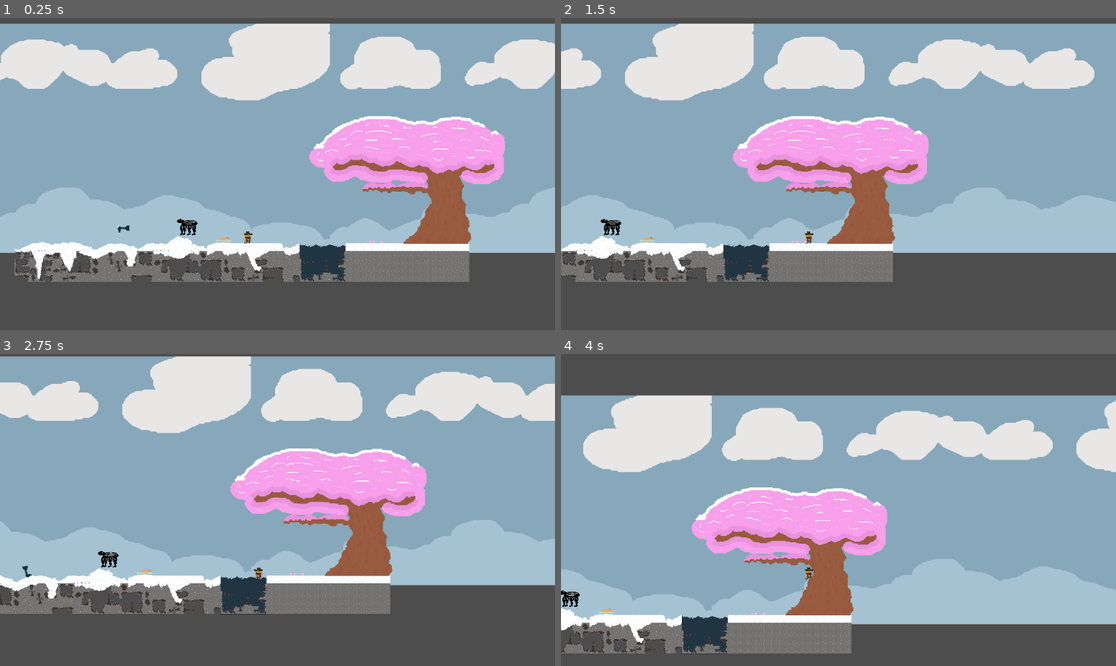
Above: before the commit, frames 1-4 (two rows, left to right).
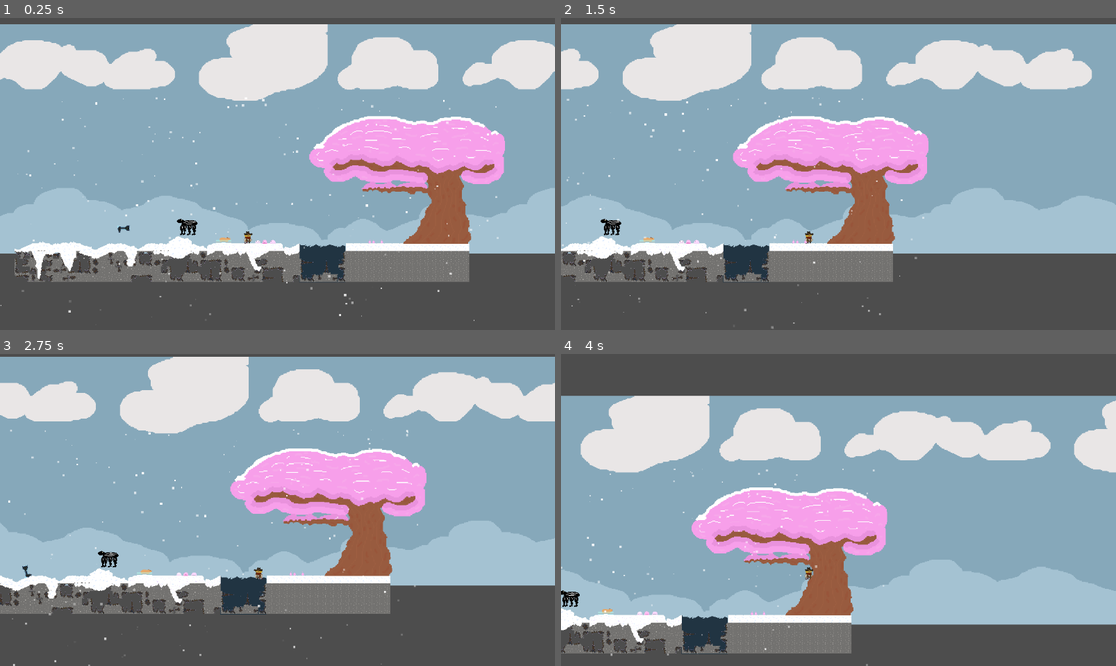
Above: after the commit, the same moments.

Repository: sDANTOSO/CozySnowCowboyGame
Game: Godot game, scene res://Scenes/the_snow.tscn
The game is run twice, just before and just after one commit, with the same random seed, the same clock (stepped at 60 frames per second) and the same inputs.
Inputs:
- Up to frame 1 (0.25 s): no input
- Up to frame 2 (1.5 s): tap Enter (ui_accept) at 0.5, 0.77 s; hold D (right) from 0.53 s (still down); tap Alt at 0.6 s; tap Shift at 1.35 s
- Up to frame 3 (2.75 s): tap Enter (ui_accept) at 1.52 s; release D (right) at 2.03 s; hold A (left) from 2.03 s (still down); tap Alt at 2.1 s
- Up to frame 4 (4 s): release A (left) at 2.78 s; hold D (right) from 2.78 s (still down); tap Shift at 2.85 s; tap Enter (ui_accept) at 3.02, 3.77 s; tap Alt at 3.6 s

The runs differ from the first frame. In frame 1, 1.7% of the frame differs, in the area x 0-100%, y 1-98%; in frame 2, 1.7%; in frame 3, 1.8%; in frame 4, 1.8%, in the area x 0-100%, y 13-100%.

Commit message:
added snow and blobfishes

Diff:
--- a/cozy-snow-cowboy/Scenes/maincharacter.tscn
+++ b/cozy-snow-cowboy/Scenes/maincharacter.tscn
@@ -17,5 +17,6 @@
 texture = ExtResource("2_3ommq")
 
 [node name="CollisionShape2D" type="CollisionShape2D" parent="."]
+visible = false
 position = Vector2(-61, 32)
 shape = SubResource("CapsuleShape2D_0aigr")
--- a/cozy-snow-cowboy/Scenes/the_snow.tscn
+++ b/cozy-snow-cowboy/Scenes/the_snow.tscn
@@ -16,6 +16,9 @@
 [ext_resource type="Texture2D" uid="uid://dfssmvydse2ag" path="res://Assets/Marsh2.png" id="14_4a43q"]
 [ext_resource type="Texture2D" uid="uid://p6e833qd1vwv" path="res://Assets/capybara1.png" id="15_4a43q"]
 [ext_resource type="PackedScene" uid="uid://dr5sls6odbsso" path="res://cryo_box.tscn" id="16_7vwtk"]
+[ext_resource type="Texture2D" uid="uid://bumca2s7e3sx4" path="res://Assets/BlobFishv1.png" id="17_d6jkq"]
+[ext_resource type="Texture2D" uid="uid://c8x11tij0gtcc" path="res://Assets/Blobfishv2.png" id="18_revar"]
+[ext_resource type="Texture2D" uid="uid://bqwwl5l7bic4g" path="res://Assets/Blobfishv3.png" id="19_jckax"]
 
 [sub_resource type="RectangleShape2D" id="RectangleShape2D_uy35t"]
 size = Vector2(93, 74)
@@ -191,6 +194,33 @@
 sources/3 = SubResource("TileSetAtlasSource_p61nb")
 sources/4 = SubResource("TileSetAtlasSource_aw70g")
 
+[sub_resource type="Curve" id="Curve_revar"]
+_data = [Vector2(0.019943021, 1), 0.0, 0.0, 0, 0, Vector2(1, 0), -2.6701674, 0.0, 0, 0]
+point_count = 2
+
+[sub_resource type="CurveTexture" id="CurveTexture_jckax"]
+curve = SubResource("Curve_revar")
+
+[sub_resource type="Gradient" id="Gradient_revar"]
+offsets = PackedFloat32Array(0.4523077, 0.7476923)
+colors = PackedColorArray(0.9529412, 0.9529412, 0.9529412, 0.5921569, 1, 1, 1, 1)
+
+[sub_resource type="GradientTexture1D" id="GradientTexture1D_jckax"]
+gradient = SubResource("Gradient_revar")
+
+[sub_resource type="ParticleProcessMaterial" id="ParticleProcessMaterial_revar"]
+particle_flag_disable_z = true
+emission_shape = 3
+emission_box_extents = Vector3(500, 1, 1)
+gravity = Vector3(-25, 98, 0)
+scale_max = 5.0
+color_initial_ramp = SubResource("GradientTexture1D_jckax")
+alpha_curve = SubResource("CurveTexture_jckax")
+turbulence_enabled = true
+turbulence_noise_speed_random = 0.0
+turbulence_influence_min = 0.020000001
+turbulence_influence_max = 0.080000006
+
 [node name="The snow" type="Node2D"]
 script = ExtResource("1_7s3q5")
 
@@ -203,7 +233,7 @@
 
 [node name="Ground" type="Sprite2D" parent="."]
 texture_repeat = 2
-position = Vector2(83, -170)
+position = Vector2(78, -168.99998)
 scale = Vector2(1.6, 1.522)
 texture = ExtResource("1_sknuc")
 region_enabled = true
@@ -251,7 +281,7 @@
 [node name="CollisionShape2D" type="CollisionShape2D" parent="SnowArea"]
 
 [node name="theMain" parent="." instance=ExtResource("4_05bcc")]
-position = Vector2(32, 3)
+position = Vector2(32, 5)
 
 [node name="Fourmyle1" type="Sprite2D" parent="."]
 position = Vector2(-144, 7)
@@ -284,6 +314,28 @@
 
 [node name="CryoBox" parent="." instance=ExtResource("16_7vwtk")]
 
+[node name="BlobFishv1" type="Sprite2D" parent="."]
+position = Vector2(-7, 44)
+scale = Vector2(0.234375, 0.25)
+texture = ExtResource("17_d6jkq")
+
+[node name="Blobfishv2" type="Sprite2D" parent="."]
+position = Vector2(8, 44)
+scale = Vector2(0.234375, 0.28125)
+texture = ExtResource("18_revar")
+
+[node name="Blobfishv3" type="Sprite2D" parent="."]
+position = Vector2(24.000002, 44)
+scale = Vector2(0.2580645, 0.28125)
+texture = ExtResource("19_jckax")
+
+[node name="SnowCreator" type="GPUParticles2D" parent="."]
+position = Vector2(0, -254)
+amount = 200
+lifetime = 10.15
+preprocess = 30.75
+process_material = SubResource("ParticleProcessMaterial_revar")
+
 [connection signal="player_entered_cave" from="cave" to="cave" method="_on_player_entered_cave"]
 [connection signal="body_entered" from="WaterArea/Area2D" to="." method="_on_area_2d_body_entered"]
 [connection signal="body_exited" from="WaterArea/Area2D" to="." method="_on_area_2d_body_exited"]
--- a/cozy-snow-cowboy/tree.tscn
+++ b/cozy-snow-cowboy/tree.tscn
@@ -14,6 +14,7 @@
 texture = ExtResource("1_brfkd")
 
 [node name="CollisionPolygon2D2" type="CollisionPolygon2D" parent="MainTree"]
+visible = false
 position = Vector2(57, 2)
 polygon = PackedVector2Array(-4, 90, 85, 90, 88, 81, 83, 71, 85, 55, 79, 51, 79, 34, 74, 26, 76, 7, 72, -4, 86, 3, 113, …(193 unchanged characters)…
 
@@ -26,6 +27,7 @@
 texture = ExtResource("2_nnvrw")
 
 [node name="CollisionPolygon2D" type="CollisionPolygon2D" parent="TreeBranch"]
+visible = false
 position = Vector2(10, -26)
 scale = Vector2(1.5, 1.5)
 polygon = PackedVector2Array(-10, 29, -5, 26, 5, 23, 19, 26, 22, 25, 28, 23, 32, 26, 35, 28, 38, 29, 44, 26, 49, 25, 54 …(413 unchanged characters)…
Binary file added: cozy-snow-cowboy/Assets/BlobFishv1.png
Not shown, added: cozy-snow-cowboy/Assets/BlobFishv1.png.import
Binary file added: cozy-snow-cowboy/Assets/Blobfishv2.png
Not shown, added: cozy-snow-cowboy/Assets/Blobfishv2.png.import
Binary file added: cozy-snow-cowboy/Assets/Blobfishv3.png
Not shown, added: cozy-snow-cowboy/Assets/Blobfishv3.png.import
Not shown: 1 places in cozy-snow-cowboy/Scenes/the_snow.tscn that only renumber resources
